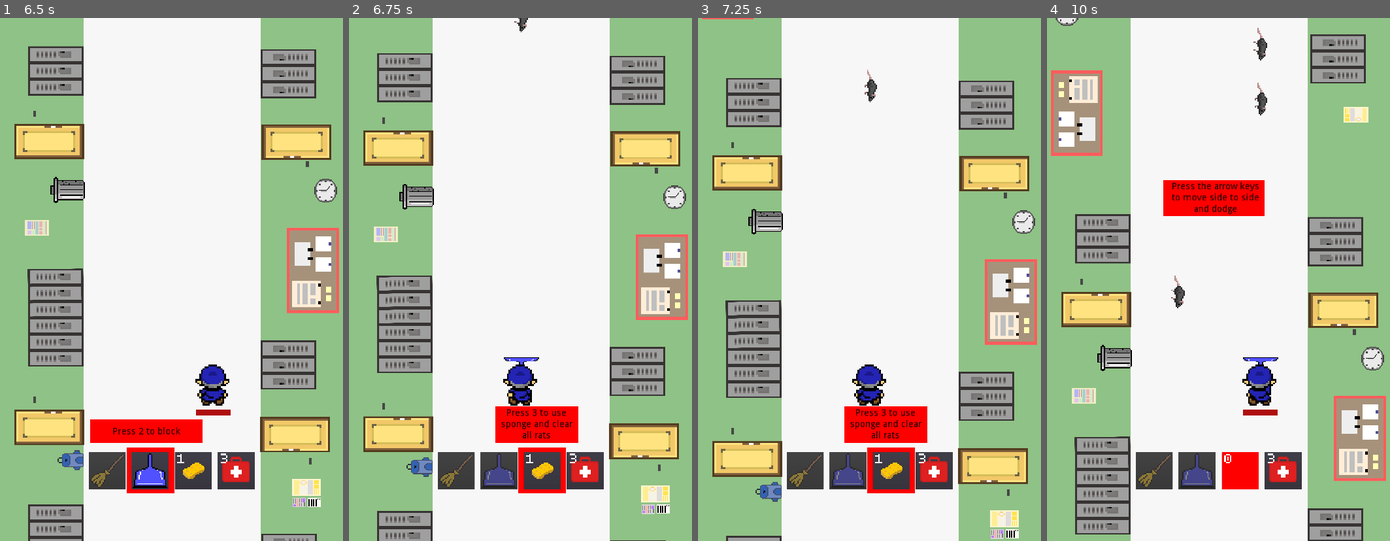
Above: before the commit, frames 1-4 (left to right).
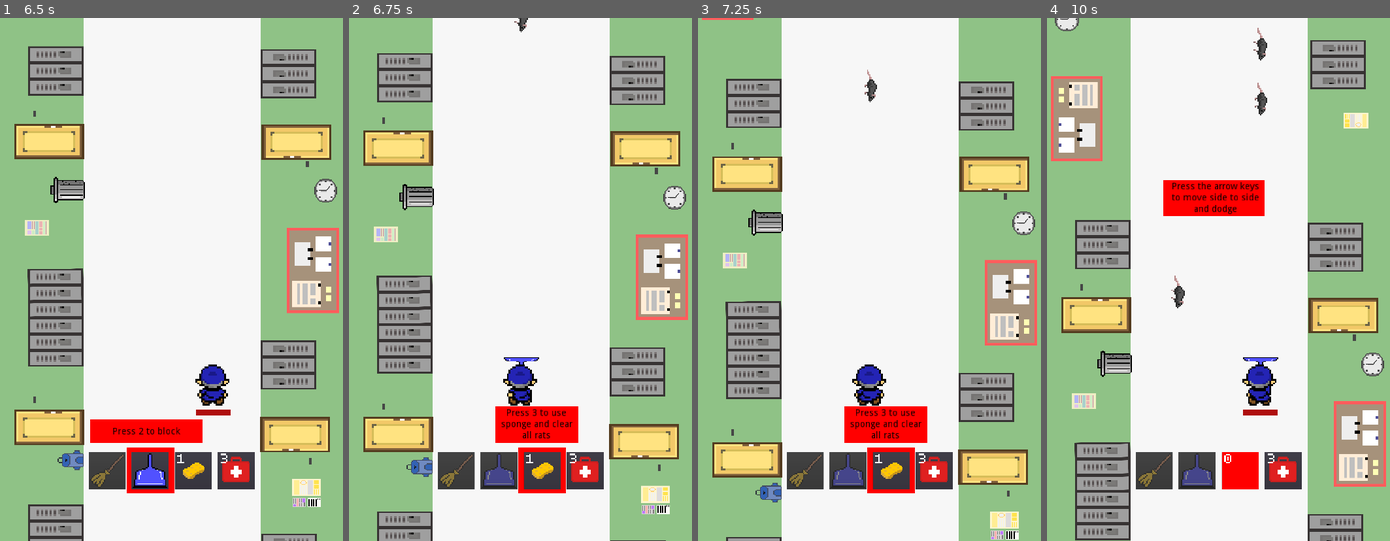
Above: after the commit, the same moments.

Repository: TheBroham7/Project-Sweep
Game: Godot game, scene res://scenes/Tutorial.tscn
The game is run twice, just before and just after one commit, with the same random seed, the same clock (stepped at 60 frames per second) and the same inputs. This scene is started directly instead of the project's main scene.
Inputs (mouse positions are in pixels of both pictures, inside the frame that each line leads up to):
- Up to frame 1 (6.5 s): click (236, 473) at 0.5 s; click (192, 473) at 1.25 s; click (150, 473) at 2 s; click (106, 473) at 2.75 s; tap Enter at 3.5 s; hold Right (right) 3.53-4.28 s; tap 2 (defend) at 3.6 s; hold Left (left) 4.28-5.03 s; tap 3 (power1) at 4.35 s; hold Right (right) from 5.03 s (still down); tap 4 (power2) at 5.1 s; tap Space at 5.75 s; tap 1 (swing) at 5.85 s
- Up to frame 2 (6.75 s): tap Enter at 6.5 s; release Right (right) at 6.53 s; hold Left (left) from 6.53 s (still down); tap 2 (defend) at 6.6 s
- Up to frame 3 (7.25 s): keep holding Left (left)
- Up to frame 4 (10 s): tap one key every 0.75 s from 7.35 s: 3 (power1) 4 (power2) 1 (swing) 2 (defend); release Left (left) at 8.78 s; hold Right (right) from 8.78 s (still down)

Frame 1 is identical in both runs. In frame 2, 1.0% of the frame differs, in the area x 4-99%, y 7-100%; in frame 3, 4.1%; in frame 4, 11%, in the area x 1-99%, y 0-100%.

Commit message:
boss fix

Diff:
--- a/global.gd
+++ b/global.gd
@@ -4,7 +4,6 @@
 var sponges = 3
 var first_aid = 3
 var high_score = 0
-signal stage_clear
 
 func add_coin(x):
 	coins += x
@@ -26,6 +25,3 @@
 
 func get_first_aid():
 	return first_aid
-
-func stage_clear():
-	emit_signal("stage_clear")
--- a/scenes/classroom_boss.tscn
+++ b/scenes/classroom_boss.tscn
@@ -29,7 +29,7 @@
 scale = Vector2( 0.1, 0.1 )
 frames = SubResource( 1 )
 animation = "attack"
-frame = 3
+frame = 2
 playing = true
 
 [node name="CollisionShape2D" type="CollisionShape2D" parent="."]
--- a/scenes/main.tscn
+++ b/scenes/main.tscn
@@ -9,6 +9,8 @@
 [ext_resource path="res://scripts/Pause.gd" type="Script" id=7]
 [ext_resource path="res://assets/music/gameover.wav" type="AudioStream" id=8]
 [ext_resource path="res://assets/fonts/dogica/OTF/dogicapixel.otf" type="DynamicFontData" id=9]
+[ext_resource path="res://scenes/classroom_boss.tscn" type="PackedScene" id=10]
+[ext_resource path="res://assets/music/victory_theme.wav" type="AudioStream" id=11]
 
 [sub_resource type="DynamicFont" id=1]
 size = 32
@@ -148,8 +150,14 @@
 valign = 1
 
 [node name="clear_timer" type="Timer" parent="."]
+wait_time = 2.0
 
-[connection signal="boss_is_spawned" from="." to="Player" method="_on_main_boss_is_spawned"]
+[node name="ClassroomBoss" parent="." instance=ExtResource( 10 )]
+
+[node name="Clear" type="AudioStreamPlayer" parent="."]
+stream = ExtResource( 11 )
+
+[connection signal="boss_is_spawned" from="." to="ClassroomBoss" method="_on_main_boss_is_spawned"]
 [connection signal="continuing" from="." to="SchoolBackground" method="_on_main_continuing"]
 [connection signal="body_entered" from="Player" to="Player" method="_on_Player_body_entered"]
 [connection signal="dead" from="Player" to="." method="game_over"]
@@ -167,3 +175,4 @@
 [connection signal="pressed" from="pause_button/Button/Pause/back_to_main" to="." method="_on_back_to_main_pressed"]
 [connection signal="timeout" from="WaitTime" to="." method="_on_WaitTime_timeout"]
 [connection signal="timeout" from="clear_timer" to="." method="_on_clear_timer_timeout"]
+[connection signal="clear" from="ClassroomBoss" to="." method="_on_ClassroomBoss_clear"]
--- a/scripts/HUD.gd
+++ b/scripts/HUD.gd
@@ -16,7 +16,7 @@
 func update_score():
 	if distance_increase:
 		distance += 1
-	if (distance%5000)==0 and distance_increase == true:
+	if (distance%1000)==0 and distance_increase == true:
 			emit_signal("boss_spawn")
 			emit_signal("stop_scroll")
 			distance_increase = false
--- a/scripts/SchoolBackground.gd
+++ b/scripts/SchoolBackground.gd
@@ -9,7 +9,7 @@
 	$Music.play()
 
 func _process(delta):
-	scroll_offset.y += scrolling_speed * delta * (boss_clears/10 + 1)
+	scroll_offset.y += (scrolling_speed + (boss_clears*5)) * delta
 
 func _on_Player_game_over():
 	scrolling_speed = 0
@@ -18,6 +18,6 @@
 func _on_HUD_stop_scroll():
 	scrolling_speed = 0
 
-
 func _on_main_continuing():
+	boss_clears += 1
 	scrolling_speed = 150.0
--- a/scripts/classroom_boss.gd
+++ b/scripts/classroom_boss.gd
@@ -6,12 +6,14 @@
 var velocity = Vector2(0.0, rand_range(400.0, 500.0))
 var pushback = false
 var spawnList = [Vector2(415,200), Vector2(540, 200), Vector2(665,200)]
-
+signal clear
+var boss_clears = 0
 var forward = true
+var boss_spawned = false
 
 func _ready():
-	$WaitTime.start()
 	$cbhealth.value = 100
+	set_process(false)
 	#var boss_health = 3
 
 func _process(delta):
@@ -19,8 +21,8 @@
 		global_position += velocity * delta
 		if global_position.y >= 940:
 			forward = false
-	else:
-		global_position += Vector2(0.0, rand_range(-150.0, -200.0)) * delta
+	if !forward:
+		global_position -= velocity * delta
 		if global_position.y <= 96:
 			forward = true
 
@@ -28,9 +30,11 @@
 	$damage.play()
 	$cbhealth.value -= rand_range(5, 25)
 	if $cbhealth.value <= 0:
-		$victory.play()
-		Global.stage_clear()
-		self.queue_free()
+		$CollisionShape2D.disabled = true
+		boss_spawned = false
+		hide()
+		boss_clears += 1
+		emit_signal("clear")
 	else:
 		return
 	#if $cbhealth.value <= 0:
@@ -60,5 +64,14 @@
 
 
 func _on_WaitTime_timeout():
-	$BossProjectileTimer.start()
-	spawn_projectile()
+	if boss_spawned == true:
+		$BossProjectileTimer.start()
+		spawn_projectile()
+
+
+func _on_main_boss_is_spawned():
+	boss_spawned = true
+	$cbhealth.value = 100 + (boss_clears*25)
+	set_process(true)
+	$WaitTime.start()
+	$CollisionShape2D.disabled = false
--- a/scripts/main.gd
+++ b/scripts/main.gd
@@ -2,19 +2,17 @@
 
 export (float) var spawnTime = rand_range(0.2, 1.0)
 var rat = preload("res://scenes/Rat.tscn")
-var classroom_boss = preload("res://scenes/classroom_boss.tscn")
 signal boss_is_spawned
 var spawnList = [Vector2(415,-20), Vector2(540, -20), Vector2(665,-20)]
 signal continuing
 
 func _ready():
-	Global.connect("stage_clear", self, "on_stage_clear")
 	$MobTimer.start()
 	$Game_over.hide()
+	$ClassroomBoss.hide()
+	$ClassroomBoss/CollisionShape2D.disabled = true
 
-func on_stage_clear():
-	$Clear_label.show()
-	$clear_timer.start()
+
 
 func _on_MobTimer_timeout():
 	# Spawn rat
@@ -33,9 +31,8 @@
 	$MobTimer.stop()
 	$SchoolBackground/Music.stop()
 	$SchoolBackground/BossMusic.play()
-	var boss = classroom_boss.instance()
-	boss.position = $BossSpawnPoint.position
-	add_child(boss)
+	$ClassroomBoss.position = $BossSpawnPoint.position
+	$ClassroomBoss.show()
 	emit_signal("boss_is_spawned")
 
 
@@ -68,10 +65,15 @@
 
 
 func _on_clear_timer_timeout():
-	$SchoolBackground/BossMusic.stop()
-	$SchoolBackground/Music.play()
 	$Clear_label.hide()
-	$SchoolBackground.boss_clears += 1
 	$MobTimer.start()
 	emit_signal("continuing")
 	$HUD.distance_increase = true
+
+
+func _on_ClassroomBoss_clear():
+	$ClassroomBoss.position = $BossSpawnPoint.position
+	$SchoolBackground/BossMusic.stop()
+	$Clear_label.show()
+	$Clear.play()
+	$clear_timer.start()
--- a/scripts/player.gd
+++ b/scripts/player.gd
@@ -12,7 +12,6 @@
 var screen_size
 var current_action = 'walk'
 export var speed = 200
-var boss_is_spawned = false
 var mob_health = 1
 var rat_push_back = rand_range(100.0, 500.0)
 var coin = preload("res://scenes/coin.tscn")
@@ -64,8 +63,7 @@
 		emit_signal("update_coins")
 	elif current_action == 'block':
 		body.pushback = true
-		if boss_is_spawned == true:
-			body.queue_free()
+
 
 func _on_AnimationTimer_timeout():
 	$Animation.play()
@@ -100,9 +98,6 @@
 			$HealthBar.value += 20
 
 
-func _on_main_boss_is_spawned():
-	boss_is_spawned = true
-
 
 func _on_ColorTimer_timeout():
 	$Animation.modulate = Color("ffffff")
--- a/scripts/power_ups.gd
+++ b/scripts/power_ups.gd
@@ -8,6 +8,10 @@
 	$SpongeCount.text = String(Global.sponges)
 	$FirstAidCount.add_color_override("font_color", Color.white)
 	$SpongeCount.add_color_override("font_color", Color.white)
+	if Global.sponges == 0:
+		$Sponge.modulate = Color(255, 0, 0)
+	if Global.first_aid == 0:
+		$FirstAid.modulate = Color(255, 0, 0)
 
 func _process(_delta):
 	if Input.is_action_just_pressed("power1"):
--- a/scripts/tutorial.gd
+++ b/scripts/tutorial.gd
@@ -12,6 +12,7 @@
 onready var count = false
 
 func _ready():
+	$Player/Collision.disabled = false
 	$SchoolBackground._on_HUD_stop_scroll()
 	$Explanation2.hide()
 	$Explanation3.hide()
@@ -60,23 +61,8 @@
 		action = "left"
 	current_explanation.show()
 
-
-
-func _on_HUD_boss_spawn():
-	# Spawn boss
-	$MobTimer.stop()
-	$SchoolBackground/Music.stop()
-	$SchoolBackground/BossMusic.play()
-	get_tree().call_group("rats", "queue_free")
-	var boss = classroom_boss.instance()
-	boss.position = $BossSpawnPoint.position
-	add_child(boss)
-	emit_signal("boss_is_spawned")
-
-
-
-
 func game_over():
+	$Player/Collision.disabled = true
 	$WaitTime.start()
 	set_process(false)
 	$MobTimer.stop()
Not shown: 1 places in scenes/main.tscn that only renumber resources
